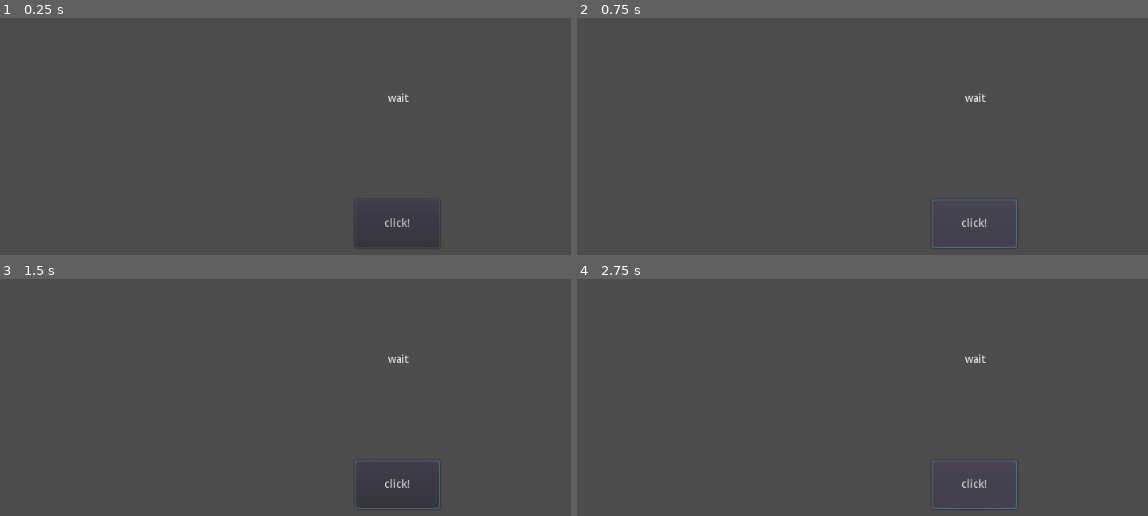
Above: before the commit, frames 1-4 (two rows, left to right).
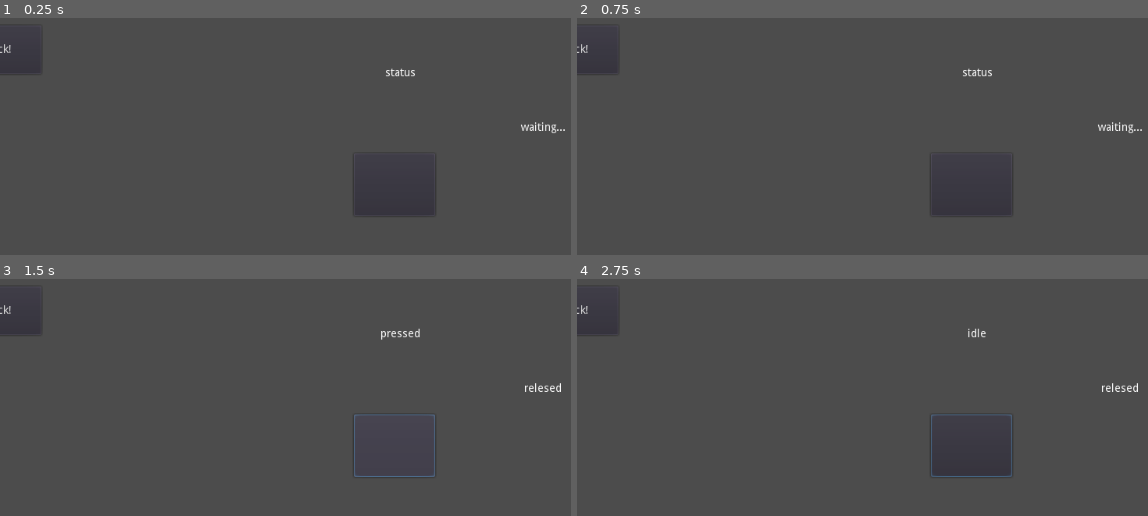
Above: after the commit, the same moments.

Repository: trulk/single_button
Game: Godot game, scene res://Main.tscn
Same seed, same stepped clock (60 frames per second), same inputs: the game is played once before the commit and once after it. Before the commit the project has no main scene; this scene is started directly in both runs.
Inputs (mouse positions are in pixels of both pictures, inside the frame that each line leads up to):
- Up to frame 1 (0.25 s): no input
- Up to frame 2 (0.75 s): click (976, 224) at 0.5 s, where only the run before the commit has a clickable "click!"
- Up to frame 3 (1.5 s): click (393, 444) at 1.27 s
- Up to frame 4 (2.75 s): click (976, 485) at 2 s, where only the run before the commit has a clickable "click!"

The runs differ from the first frame. In frame 1, 0.5% of the frame differs, in the area x 0-99%, y 10-97%; in frame 2, 0.7%; in frame 3, 0.8%; in frame 4, 0.8%, in the area x 0-99%, y 10-98%.

Commit message:
Add files via upload

Diff:
--- /dev/null
+++ b/single_button/Bstat.gd
@@ -0,0 +1,20 @@
+extends Label
+
+
+# Declare member variables here. Examples:
+# var a = 2
+# var b = "text"
+
+
+# Called when the node enters the scene tree for the first time.
+func _ready():
+	pass
+
+
+# Called every frame. 'delta' is the elapsed time since the previous frame.
+func _process(delta):
+	var b_in = get_node("../").b_in
+	if b_in == true:
+		text = "pushed"
+	if b_in == false:
+		text = "relesed"
--- a/single_button/SingleButton.tscn
+++ b/single_button/SingleButton.tscn
@@ -1,7 +1,9 @@
-[gd_scene load_steps=5 format=2]
+[gd_scene load_steps=7 format=2]
 
 [ext_resource path="res://Tap.gd" type="Script" id=1]
-[ext_resource path="res://Bsts.gd" type="Script" id=2]
+[ext_resource path="res://Bstat.gd" type="Script" id=2]
+[ext_resource path="res://vbn.tscn" type="PackedScene" id=3]
+[ext_resource path="res://cues.gd" type="Script" id=4]
 
 [sub_resource type="InputEventAction" id=1]
 action = "ui_select"
@@ -13,43 +15,90 @@
 script = ExtResource( 1 )
 
 [node name="Button" type="Button" parent="."]
-margin_left = 454.0
-margin_top = 275.0
-margin_right = 563.0
-margin_bottom = 337.0
+margin_left = -56.0
+margin_top = 52.0
+margin_right = 53.0
+margin_bottom = 114.0
 shortcut = SubResource( 2 )
 text = "click!"
 __meta__ = {
 "_edit_use_anchors_": false
 }
 
-[node name="DownT" type="Timer" parent="Button"]
-wait_time = 3.5
-
-[node name="UpT" type="Timer" parent="Button"]
-wait_time = 2.0
-
-[node name="rek" type="Timer" parent="Button"]
-wait_time = 5.0
-
-[node name="Bsts" type="Label" parent="."]
-margin_left = 423.119
-margin_top = 138.892
-margin_right = 598.119
-margin_bottom = 219.892
-text = "wait"
+[node name="Bstat" type="Label" parent="."]
+margin_left = 636.0
+margin_top = 176.0
+margin_right = 755.0
+margin_bottom = 216.0
+text = "waiting..."
 align = 1
 script = ExtResource( 2 )
 __meta__ = {
 "_edit_use_anchors_": false
 }
-[connection signal="click" from="." to="Bsts" method="_on_Node2D_click"]
-[connection signal="hold" from="." to="Bsts" method="_on_Node2D_hold"]
-[connection signal="idle_b" from="." to="Bsts" method="_on_Node2D_idle_b"]
-[connection signal="short" from="." to="Bsts" method="_on_Node2D_short"]
-[connection signal="shorthold" from="." to="Bsts" method="_on_Node2D_shorthold"]
-[connection signal="button_down" from="Button" to="." method="_on_Button_button_down"]
-[connection signal="button_up" from="Button" to="." method="_on_Button_button_up"]
-[connection signal="timeout" from="Button/DownT" to="." method="_on_DownT_timeout"]
-[connection signal="timeout" from="Button/UpT" to="." method="_on_UpT_timeout"]
-[connection signal="timeout" from="Button/rek" to="Bsts" method="_on_rek_timeout"]
+
+[node name="vbn" parent="." instance=ExtResource( 3 )]
+margin_left = 453.0
+margin_top = 216.0
+margin_right = 557.0
+margin_bottom = 296.0
+
+[node name="sir1" type="Timer" parent="."]
+wait_time = 0.6
+one_shot = true
+__meta__ = {
+"_editor_description_": "rename s_res?
+since pressed
+early relese stage
+#double confirmation"
+}
+
+[node name="sir2" type="Timer" parent="."]
+wait_time = 1.2
+one_shot = true
+__meta__ = {
+"_editor_description_": "for late relesed stage
+#<\"idle\">"
+}
+
+[node name="sip1" type="Timer" parent="."]
+wait_time = 1.5
+one_shot = true
+__meta__ = {
+"_editor_description_": "rename s_psd
+since pushed
+simutanious start
+for early push stage
+#<\"held\">"
+}
+
+[node name="sip2" type="Timer" parent="."]
+wait_time = 3.2
+one_shot = true
+__meta__ = {
+"_editor_description_": "for late push stage
+#<\"long hold\">"
+}
+
+[node name="cues" type="Label" parent="."]
+margin_left = 455.0
+margin_top = 106.0
+margin_right = 570.0
+margin_bottom = 167.0
+text = "status"
+align = 1
+script = ExtResource( 4 )
+__meta__ = {
+"_edit_use_anchors_": false
+}
+[connection signal="cncl" from="." to="cues" method="_on_Node2D_cncl"]
+[connection signal="dubl" from="." to="cues" method="_on_Node2D_dubl"]
+[connection signal="hold" from="." to="cues" method="_on_Node2D_hold"]
+[connection signal="pres" from="." to="cues" method="_on_Node2D_pres"]
+[connection signal="rest" from="." to="cues" method="_on_Node2D_rest"]
+[connection signal="button_down" from="vbn" to="." method="_on_vbn_button_down"]
+[connection signal="button_up" from="vbn" to="." method="_on_vbn_button_up"]
+[connection signal="timeout" from="sir1" to="." method="_on_sir1_timeout"]
+[connection signal="timeout" from="sir2" to="." method="_on_sir2_timeout"]
+[connection signal="timeout" from="sip1" to="." method="_on_sip1_timeout"]
+[connection signal="timeout" from="sip2" to="." method="_on_sip2_timeout"]
--- a/single_button/Tap.gd
+++ b/single_button/Tap.gd
@@ -6,60 +6,72 @@
 # var b = "text"
 
 
-# Called when the node enters the scene tree for the first time.
-func _ready():
-	pass
-#	if sit == true:
-#		emit_signal("shorthold")
+var sit # relates to pushed possition phases
+var hop # relates to relese times (increment?)
+#var score
+signal pres
+signal dubl
+signal hold
+signal rest
+signal cncl # used for long press as cancel option
 
 
+#signal click
+#signal idle_b
+#signal short #releys on hop
+#signal shorthold # relys on sit
 
-# Called every frame. 'delta' is the elapsed time since the previous frame.
-#func _process(delta):
-#	pass
-signal click
-signal hold
-signal idle_b
-signal short #releys on hop
-signal shorthold # relys on sit
+var b_in #used to indicate binary input state.
+#		 if button in and out in this case
 
-var b_in
-var hop
-var sit
+# Called when the node enters the scene tree for the first time.
+func _ready(): # set opening state
+		hop = 0
+		sit = 0
+		get_node("sir2").start() # use '$' insted
 
-func _on_Button_button_down():
-	if $Button/UpT.time_left > 1.4 and sit != true:
-		hop = true
-		sit = false
-	$Button/UpT.stop()
-	$Button/DownT.start()
-	if $Button/DownT.time_left < 1.4:
-		sit = true
-		emit_signal("shorthold")
-		hop = false
+# may need to use delta funtions in the future implementations
 
 
-func _on_Button_button_up():
-	b_in = false
-	if $Button/DownT.time_left > 2.9:
-		if hop == false:
-			emit_signal("click")
-		if hop == true:
-			emit_signal("short")
-	$Button/DownT.stop()
-	$Button/UpT.start()
+# funtions moved to parent of input
+func _on_vbn_button_down(): # as connect to binary in
+	b_in = true
+	# start pushed timers and stop relesed ones
+	$sip1.start()
+	$sip2.start()
+	# sit = 1 #+# variable currently not needed?
+	$sir1.stop()
+	$sir2.stop()
 
 
+func _on_vbn_button_up():
+	b_in = false
+	if hop >= 1: #< if sir1_time_left() > 0
+		emit_signal("dubl")
+	elif hop == 0 and sit < 1: #< when relesed, and not late
+		emit_signal("pres")
+	$sir1.start()
+	$sir2.start()
+	hop = 1 # because SinceRelese1 is now running (=+ 1?)
+	$sip1.stop()
+	$sip2.stop()
+	sit = 0
 
+func _on_sir1_timeout():
+	# past double click phase/
+	hop = 0
 
-# timers don't seem to timeout using
-# start in another funtion
-func _on_DownT_timeout():
+func _on_sip1_timeout():
+	# past click time/
 	emit_signal("hold")
-	sit = false
-	hop = false
-	b_in = true
+	sit = 2
 
-func _on_UpT_timeout():
-	emit_signal("idle_b")
-	hop = false
+func _on_sip2_timeout():
+	# past hold time/
+	emit_signal("cncl")
+	$sip1.stop() # sip1 restarts otherwise, (move to sip1_timeout?)
+	sit = 3
+
+func _on_sir2_timeout():
+	# reached idle time/
+	emit_signal("rest")
--- /dev/null
+++ b/single_button/cues.gd
@@ -0,0 +1,33 @@
+extends Label
+
+
+# Declare member variables here. Examples:
+# var a = 2
+# var b = "text"
+
+
+# Called when the node enters the scene tree for the first time.
+func _ready():
+	pass # Replace with function body.
+
+
+#----
+
+func _on_Node2D_dubl():
+	text = "double press"
+
+
+func _on_Node2D_hold():
+	text = "heald"
+
+
+func _on_Node2D_cncl():
+	text = "long hold"
+
+
+func _on_Node2D_pres():
+	text = "pressed"
+
+
+func _on_Node2D_rest():
+	text = "idle"
--- a/single_button/project.godot
+++ b/single_button/project.godot
@@ -16,6 +16,7 @@
 [application]
 
 config/name="single_button"
+run/main_scene="res://Main.tscn"
 config/icon="res://icon.png"
 
 [rendering]
--- /dev/null
+++ b/single_button/vbn.tscn
@@ -0,0 +1,10 @@
+[gd_scene format=2]
+
+[node name="vbn" type="Button"]
+margin_left = 420.0
+margin_top = 249.0
+margin_right = 524.0
+margin_bottom = 329.0
+__meta__ = {
+"_edit_use_anchors_": false
+}
Not shown, added: single_button/export_presets.cfg
Not shown, added: single_button/single_button001.zip
